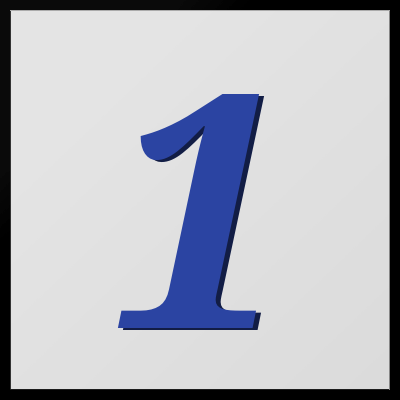
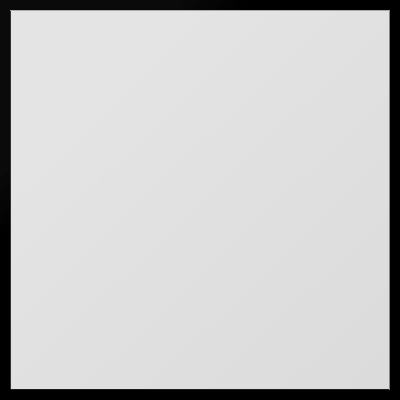
Layered file, before and after one edit (400px x 400px). Changes by layer:
removed layer "1" over [left=117, top=94, right=260, bottom=328]
removed layer "1#1" (was darken) over [left=122, top=96, right=265, bottom=330]
